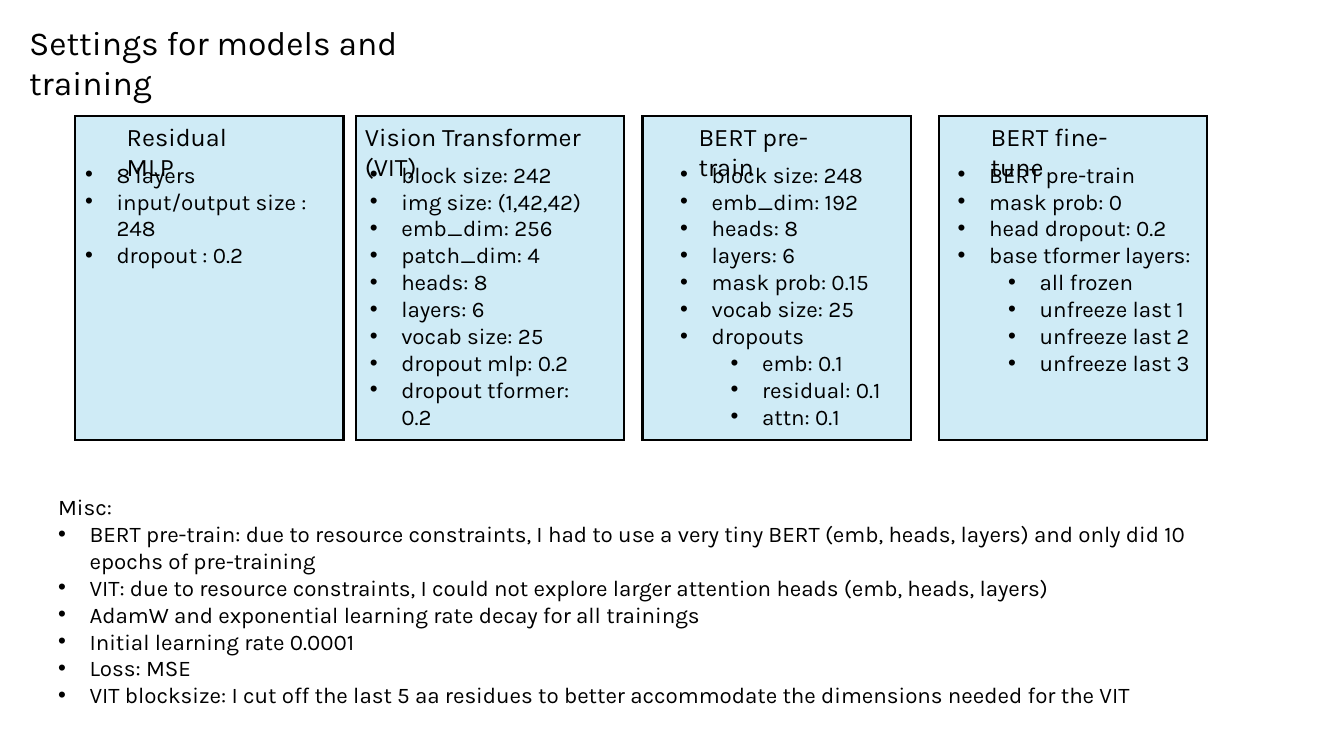
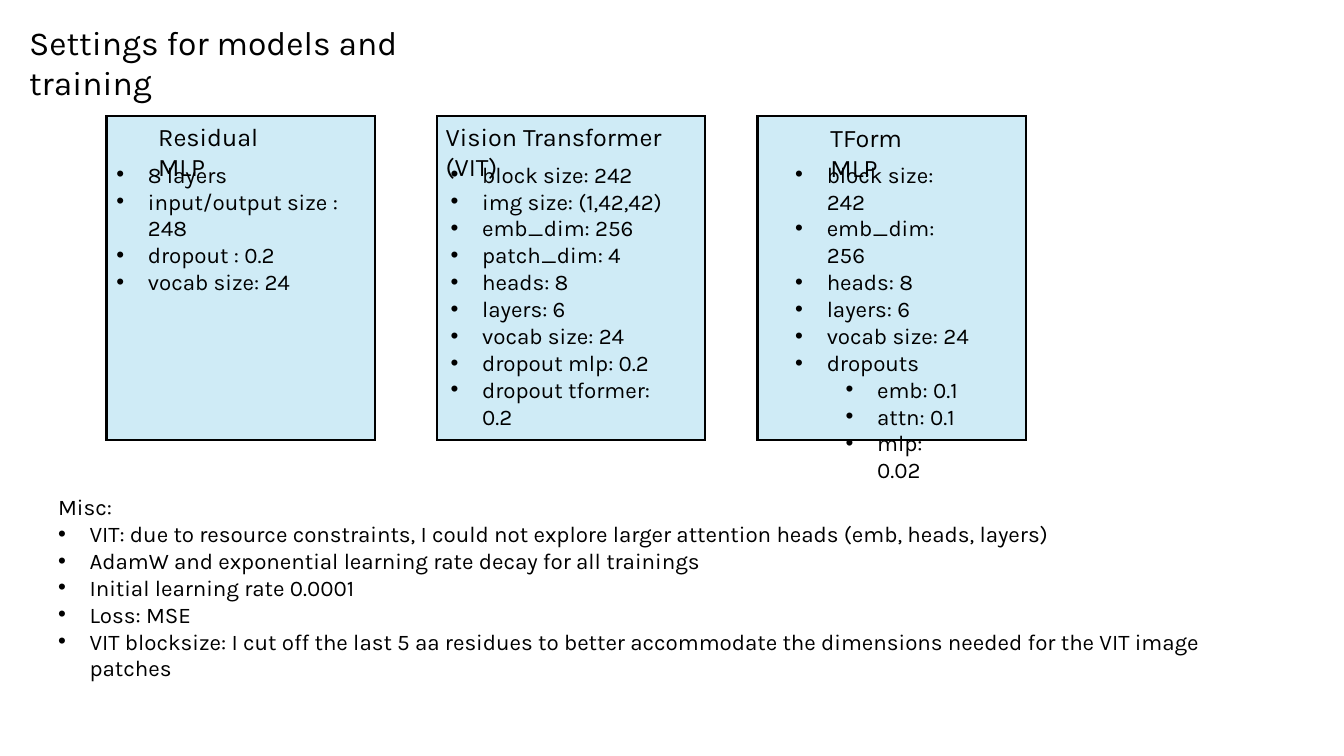
Before and after one commit to planaria158/BERT-antibody-antigen-binding-energy, a slide deck: slide 12 of Homework-aAlphaBio.pptx (slide 11 before the commit). Drawn at 1344x756 pixels with LibreOffice and Linux fonts; fonts in the diff are those of the drawing. Boxes give left, top, right and bottom in pixels: in the first picture for what was removed or moved away, otherwise in the second. Text is boxed around its words. In the diff, an @@ line names an element or a change of style, - is before the commit and + after.

Commit message:
slide deck

```diff
--- a/Homework-aAlphaBio.pptx
+++ b/Homework-aAlphaBio.pptx
@@ rectangle: place and size @@
-rectangle at bbox=[76, 116, 344, 441]
+rectangle at bbox=[107, 116, 375, 441]
@@ text "Residual MLP": place and size @@
-text "Residual MLP" at bbox=[127, 128, 227, 182]
+text "Residual MLP" at bbox=[158, 128, 258, 182]
@@ 2 texts, 1 rectangle: place and size @@
-2 texts, 1 rectangle at bbox=[356, 116, 624, 441]
+2 texts, 1 rectangle at bbox=[437, 116, 705, 441]
@@ rectangle: place and size @@
-rectangle at bbox=[642, 116, 910, 441]
+rectangle at bbox=[758, 116, 1026, 441]
@@ rectangle removed at bbox=[939, 116, 1207, 441] @@
@@ text at bbox=[830, 131, 901, 183]: text changed @@
-BERT pre-train
+TForm MLP
@@ text removed at bbox=[991, 128, 1107, 182] @@
-BERT fine-tune
@@ text "8 layers": place and size @@
-text "8 layers" at bbox=[117, 162, 296, 269]
+text "8 layers" at bbox=[148, 162, 327, 291]
@@ text "block size: 242": place and size @@
-text "block size: 242" at bbox=[712, 163, 881, 426]
+text "block size: 242" at bbox=[827, 162, 968, 479]
@@ text at bbox=[827, 162, 935, 264]: text changed @@
-• block size: 248
-• emb_dim: 192
+• block size: 242
+• emb_dim: 256
@@ text removed at bbox=[989, 167, 1190, 372] @@
-• BERT pre-train
-• mask prob: 0
-• head dropout: 0.2
-• base tformer layers:
-  • all frozen
-  • unfreeze last 1
-  • unfreeze last 2
-  • unfreeze last 3
@@ text at bbox=[148, 274, 290, 291]: paragraph added @@
+• vocab size: 24
@@ text at bbox=[482, 328, 624, 345]: text changed @@
-• vocab size: 25
+• vocab size: 24
@@ text at bbox=[827, 328, 968, 345]: text changed @@
-• mask prob: 0.15
-• vocab size: 25
+• vocab size: 24
@@ text at bbox=[762, 382, 881, 399]: paragraph removed @@
-  • residual: 0.1
@@ text at bbox=[877, 435, 922, 479]: paragraph added @@
+  • mlp: 0.02
@@ text at bbox=[90, 526, 1185, 575]: paragraph removed @@
-• BERT pre-train: due to resource constraints, I had to use a very tiny BERT (emb, heads, layers) and only did 10 epochs of pre-training
@@ text at bbox=[90, 634, 1199, 656]: text changed @@
-• VIT blocksize: I cut off the last 5 aa residues to better accommodate the dimensions needed for the VIT
+• VIT blocksize: I cut off the last 5 aa residues to better accommodate the dimensions needed for the VIT image patches
```
Also in this commit, not shown: 7 other slides changed, 5 slides added.
